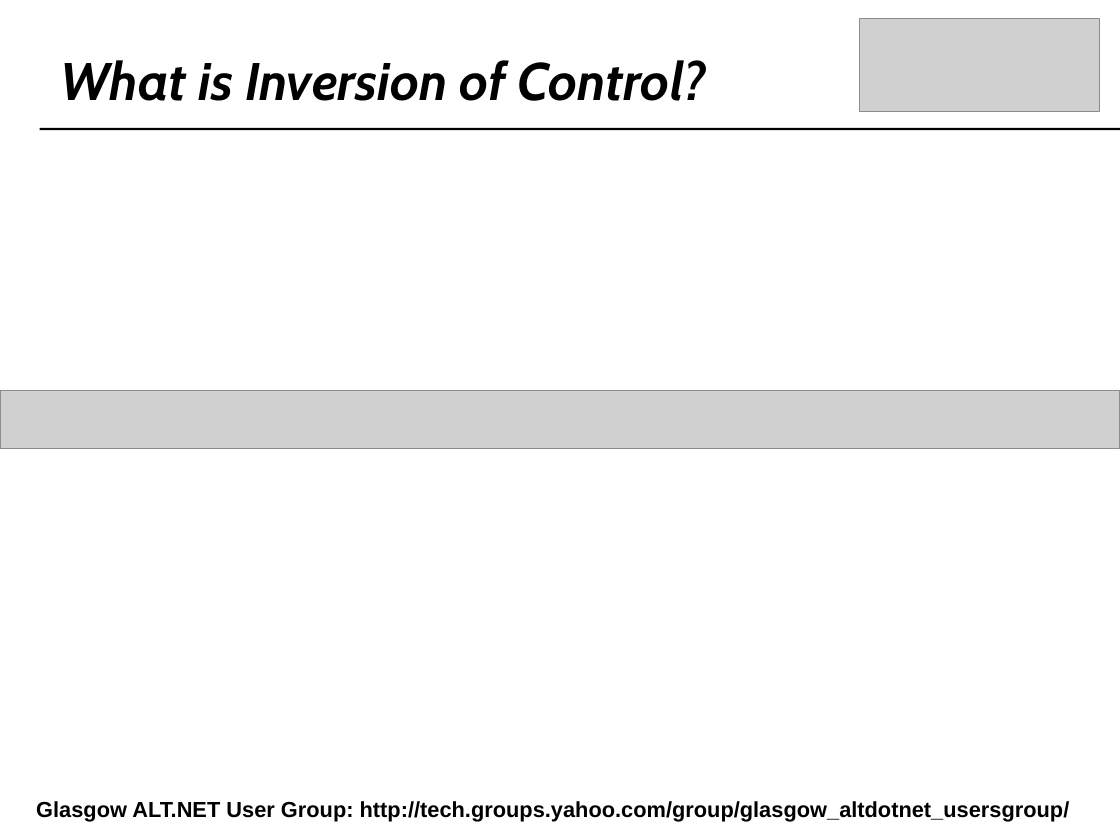
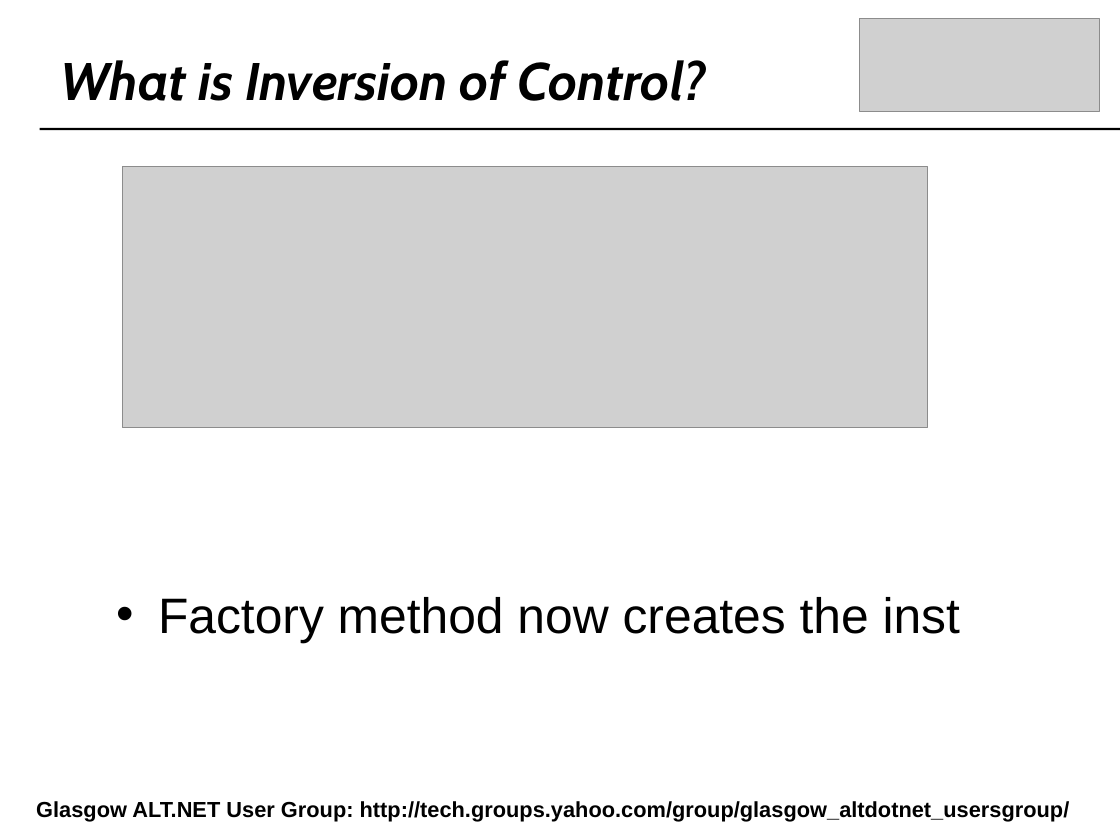
Before and after one commit to craignicol/scotaltdotnet, a slide deck: slide 15 of belfast/IOC-TDD-And Testability.ppt (slide 25 before the commit). Drawn at 1120x840 pixels with LibreOffice and Linux fonts; fonts in the diff are those of the drawing; grey boxes stand for pictures; background and template pictures are left out. Boxes give left, top, right and bottom in pixels: in the first picture for what was removed or moved away, otherwise in the second. Text is boxed around its words. In the diff, an @@ line names an element or a change of style, - is before the commit and + after.

```diff
--- a/belfast/IOC-TDD-And Testability.ppt
+++ b/belfast/IOC-TDD-And Testability.ppt
@@ picture: place and size @@
-picture at [0, 391, 1120, 448]
+picture at [122, 166, 927, 427]
@@ text added at [158, 597, 960, 643], 32 pt, text #000000 @@
+• Factory method now creates the inst
```
Also in this commit, not shown: 8 other slides changed, 3 slides added, 4 slides removed, 3 other files.
